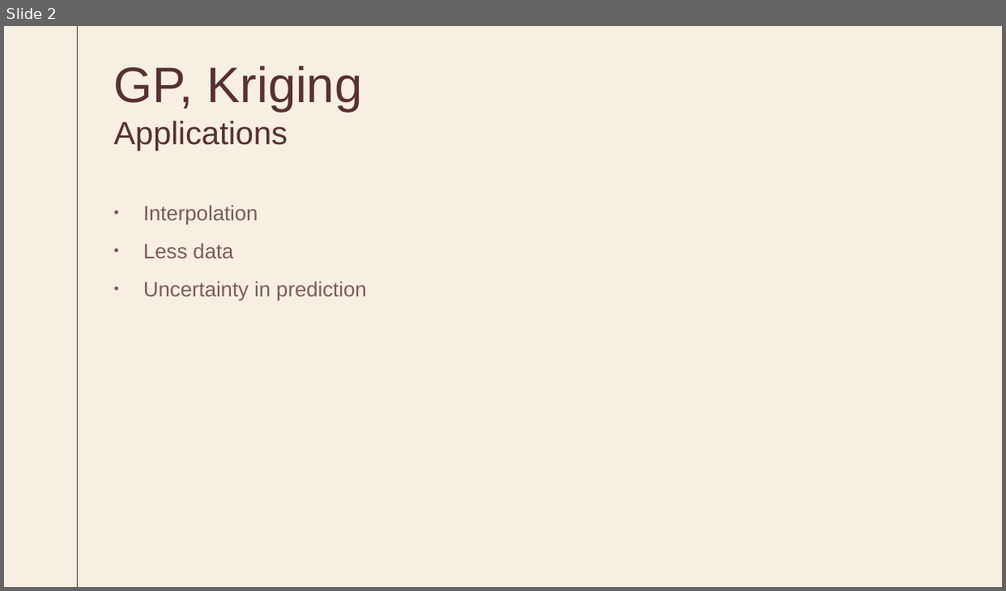
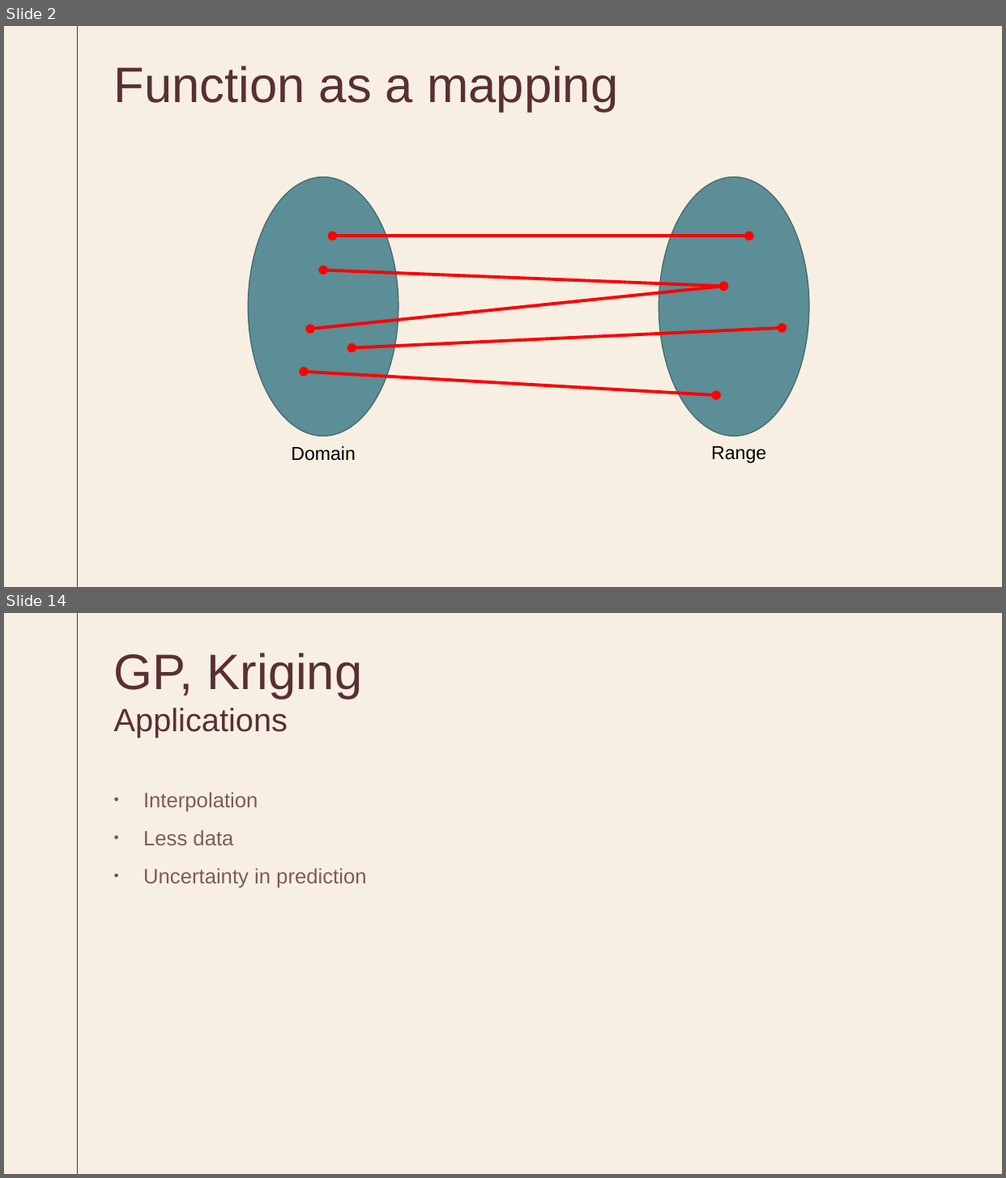
Before and after one commit to SarnathK/gp_tutorial, a slide deck: GP.pptx. Shown one above the other, each under a label of ours: slide 2 before the commit, slides 2 and 14 after it; the slides between them are not shown. The pictures are 1006x591 and 1006x1178 pixels, drawn with LibreOffice and Linux fonts; fonts in the diff are those of the drawing. Boxes give left, top, right and bottom in pixels: in the first picture for what was removed or moved away, otherwise in the second. Text is boxed around its words. In the diff, an @@ line names an element or a change of style, - is before the commit and + after.

```diff
--- a/GP.pptx
+++ b/GP.pptx
@@ slide 2 added at (4, 26, 1002, 587), background #F8EFE3; not listed: 1 template element that a slide beside it also shows @@
@@ title added at (114, 66, 618, 112), 48 pt, text #592F34 @@
+Function as a mapping
@@ ellipse added at (248, 177, 398, 436), fill #5B8E96, outline #43696F 1 pt @@
@@ ellipse added at (659, 177, 809, 436), fill #5B8E96, outline #43696F 1 pt @@
@@ double arrow added from (333, 237) to (749, 237), #FF0000 3 pt @@
@@ double arrow added from (310, 329) to (724, 287), #FF0000 3 pt @@
@@ double arrow added from (324, 270) to (724, 287), #FF0000 3 pt @@
@@ double arrow added from (352, 348) to (782, 328), #FF0000 3 pt @@
@@ double arrow added from (304, 372) to (717, 396), #FF0000 3 pt @@
@@ text added at (291, 446, 356, 461), 18 pt, text #000000 @@
+Domain
@@ text added at (711, 446, 766, 463), 18 pt, text #000000 @@
+Range
@@ what was slide 2 is now slide 14 @@
```
Also in this commit, not shown: 3 slides changed, 10 other slides added, 4 slides removed, 1 other file.
